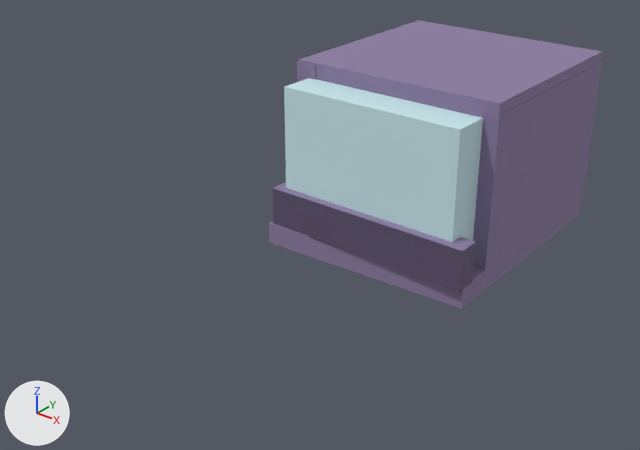
An edit to the FBX model Assets/Hazards Lab/Models/glass.FBX, drawn before and after from the same camera.
Rendered twice from a 50 mm lens placed at (25.4, 325.2, 113.7), pointed at (5.2, 350.5, 98.1). Every picture has the same lights, and +X, +Y and +Z are marked at lower left.

Before the edit, the objects in view are built like this:
```python
me_mesh = bpy.data.meshes.new('Mesh')
me_mesh.from_pydata(...)  # 84 vertices, 104 faces; spans x -51.0..51.0, y -403.0..403.0, z -55.0..55.0
# faces by material slot: [3, 3, 2, 2, 6, 18, 70]
me_mesh.materials.append(mat_material__39512)  # white #cae8ed
me_mesh.materials.append(mat_material__39512)  # white #cae8ed
me_mesh.materials.append(mat_material__39512)  # white #cae8ed
me_mesh.materials.append(mat_material__39512)  # white #cae8ed
me_mesh.materials.append(mat_material__39512)  # white #cae8ed
me_mesh.materials.append(mat_material__39512)  # white #cae8ed
me_mesh.materials.append(mat_02___default)  # purple #8b7ca1
ob_cube__5 = bpy.data.objects.new('Cube__5_', me_mesh)
ob_cube__5.parent = ob_controll_room
ob_cube__5.location = (67.63, 274.5, -239.1)
ob_cube__5.scale = (9.74, 1.0, 10.7)
```
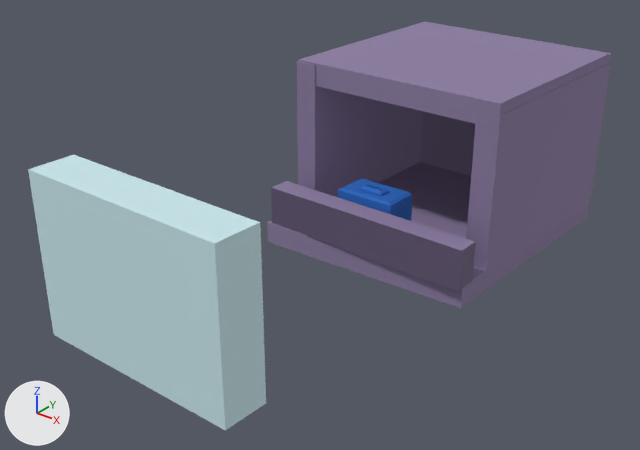
The change, as a diff of the scene's bpy script:
```diff
--- a/Assets/Hazards Lab/Models/glass.FBX.py
+++ b/Assets/Hazards Lab/Models/glass.FBX.py
@@ mat_01___default @@
+mat_01___default = principled_material('01 - Default')
+mat_01___default.base_color = (0.0157, 0.133, 0.533)  # blue #2266c1
+mat_01___default.roughness = 0.859
@@ mat_03___default @@
+mat_03___default = principled_material('03 - Default')
+mat_03___default.base_color = (0.973, 0.878, 0.106)  # yellow #fcf15c
+mat_03___default.roughness = 0.859
@@ me_mesh @@
 # used by ob_cube__5; parent = ob_controll_room; location = (67.63, 274.5, -239.1); scale = (9.74, 1.0, 10.7)
-me_mesh.from_pydata(...)  # 84 vertices, 104 faces; spans x -51.0..51.0, y -403.0..403.0, z -55.0..55.0
+me_mesh.from_pydata(...)  # 742 vertices, 810 faces; spans x -194.0..228.0, y -87.0..230.0, z -316.0..425.0
+# me_mesh part 1: the loose piece of 36 vertices spanning x -44.0..43.0, y -306.0..332.0, z 33.0..50.0 is multiplied about its middle by the matrix ((3.208, 0.0, 0.557), (0.0, 0.394, 0.0), (-0.568, 0.0, 3.148)), then moved by (84.0, 64.0, 332.0)
+# me_mesh part 2: 24 vertices removed from x -51.0..50.0, y -338.0..395.0, z -55.0..35.0; 706 vertices added at x -194.0..190.0, y -87.0..230.0, z -316.0..85.0
+# me_mesh part 3: the surface is now shaded smooth
 me_mesh.materials.append(mat_material__39512)
@@ me_mesh @@
 me_mesh.materials.append(mat_02___default)
+me_mesh.materials.append(mat_01___default)  # blue #2266c1
+me_mesh.materials.append(mat_01___default)  # blue #2266c1
+me_mesh.materials.append(mat_03___default)  # yellow #fcf15c
+me_mesh.materials.append(mat_03___default)  # yellow #fcf15c
+me_mesh.materials.append(mat_03___default)  # yellow #fcf15c
+me_mesh.materials.append(mat_03___default)  # yellow #fcf15c
+me_mesh.materials.append(mat_03___default)  # yellow #fcf15c
@@ ob_cube__5 @@
 ob_cube__5 = bpy.data.objects.new('Cube__5_', me_mesh)
-ob_cube__5.parent = ob_controll_room
-ob_cube__5.location = (67.63, 274.5, -239.1)
-ob_cube__5.scale = (9.74, 1.0, 10.7)
+ob_cube__5.parent = ob_group_628921701
+ob_cube__5.location = (-1382.0, 3840.0, -13862.0)
+ob_cube__5.rotation_euler = (0.0, -0.196, 0.0)  # degrees (0, -11, 0)
+ob_cube__5.scale = (1.18, 1.0, 1.32)
@@ ob_group_628921701 @@
+ob_group_628921701 = bpy.data.objects.new('group_628921701', None)
+ob_group_628921701.location = (40.49, 1.929, 0.0)
+ob_group_628921701.rotation_euler = (1.571, 0.0, 0.0)  # degrees (90, 0, 0)
+ob_group_628921701.scale = (0.0254, 0.0254, 0.0254)
```

Boxes (x1, y1, x2, y2) around the edits, measured in the pictures (640 x 450 px; the box of a moved part takes in the faces that stretch with it):
'Cube__5_', reshaped, moved, turned, rescaled: before (269, 20, 603, 309); after (28, 22, 611, 430)
part 1 of me_mesh, moved or reshaped: before (284, 78, 483, 242); after (28, 155, 266, 430)
part 2 of me_mesh, built on: before (297, 62, 602, 273); after (267, 22, 611, 274)
